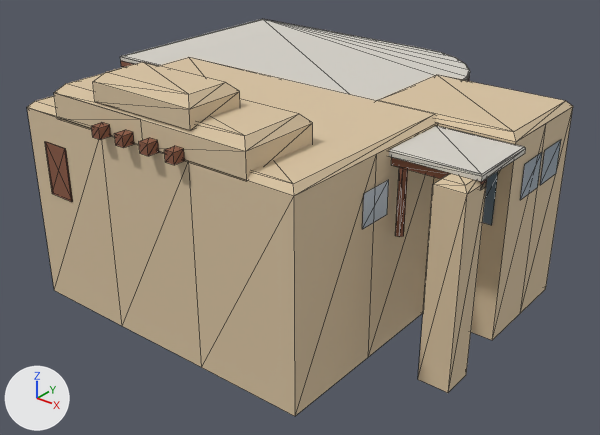
The glTF model models/grand-canyon-yavapai-geology-museum.glb as it was, and as the next commit left it.
The view is the same before and after, from a 50 mm camera at (29.0, -23.4, 19.4) aimed at (7.6, 3.3, 2.8). The axes (+X, +Y, +Z) are drawn at lower left. The lights are the same throughout. The older version comes first. Mesh edges are drawn as thin lines. Vertices at exactly the same position are counted once.

Names of what the first picture shows: 'Yavapai Geology Museum'.
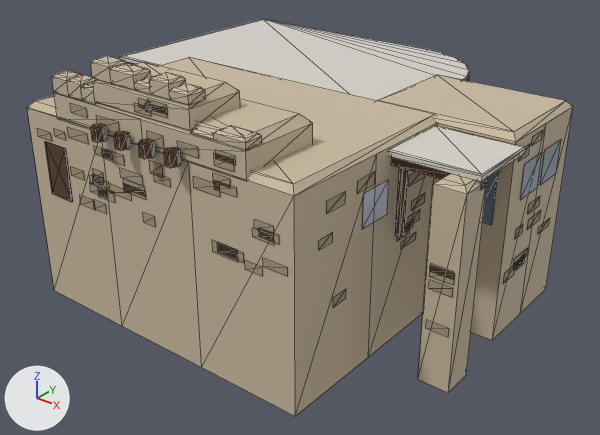
Commit message: Rough rubble stone on Yavapai Geology Museum

Changed parts and their boxes [x1, y1, x2, y2] in the pictures (600 x 435 px):
'Yavapai Geology Museum', recoloured, reshaped
    both: [27, 19, 573, 416]
part 1 of me_yavapai_geology_museum, deleted
    before: [114, 130, 134, 148]
part 2 of me_yavapai_geology_museum, deleted
    before: [139, 138, 159, 156]
part 3 of me_yavapai_geology_museum, deleted
    before: [91, 122, 111, 140]
part 4 of me_yavapai_geology_museum, deleted
    before: [164, 146, 185, 165]
part 5 of me_yavapai_geology_museum, built on (mostly hidden before)
    before: [121, 61, 470, 81]
    after: [37, 56, 550, 337]

The change, as a diff of the scene's bpy script:
```diff
--- a/models/grand-canyon-yavapai-geology-museum.glb.py
+++ b/models/grand-canyon-yavapai-geology-museum.glb.py
@@ mat_yavapai_log @@
 mat_yavapai_log = principled_material('yavapai-log')
-mat_yavapai_log.base_color = (0.259, 0.101, 0.0564)  # brown #8b5943
+mat_yavapai_log.base_color = (0.106, 0.0511, 0.0278)  # brown #5c402e
 mat_yavapai_log.roughness = 0.85
@@ mat_yavapai_rubble @@
+mat_yavapai_rubble = principled_material('yavapai-rubble')
+mat_yavapai_rubble.base_color = (0.415, 0.334, 0.22)  # beige #ac9c81
+mat_yavapai_rubble.roughness = 0.85
@@ me_yavapai_geology_museum @@
 # used by ob_yavapai_geology_museum; location = (0.0, 0.0, 0.0)
-me_yavapai_geology_museum.from_pydata(...)  # 330 vertices, 402 faces; spans x -4.3..17.7, y -5.5..14.5, z 0.0..10.9
+me_yavapai_geology_museum.from_pydata(...)  # 1004 vertices, 882 faces; spans x -4.3..17.7, y -5.6..14.5, z 0.0..11.4
+# me_yavapai_geology_museum part 1: the loose piece of 8 vertices spanning x 6.1..6.5, y -5.5..-5.0, z 8.6..9.1 is deleted
+# me_yavapai_geology_museum part 2: the loose piece of 8 vertices spanning x 7.4..7.8, y -5.5..-5.0, z 8.6..9.1 is deleted
+# me_yavapai_geology_museum part 3: the loose piece of 8 vertices spanning x 4.8..5.2, y -5.5..-5.0, z 8.6..9.1 is deleted
+# me_yavapai_geology_museum part 4: the loose piece of 8 vertices spanning x 8.7..9.1, y -5.5..-5.0, z 8.6..9.1 is deleted
+# me_yavapai_geology_museum part 5: 18 vertices moved from x -4.3..11.5, y 3.5..14.5, z 7.8 to x -4.3..11.5, y 3.5..14.5, z 7.6; 706 vertices added at x -3.8..17.5, y -5.6..14.0, z 0.3..11.4
 me_yavapai_geology_museum.materials.append(mat_yavapai_stone)
@@ me_yavapai_geology_museum @@
 me_yavapai_geology_museum.materials.append(mat_window)
+me_yavapai_geology_museum.materials.append(mat_yavapai_rubble)  # beige #ac9c81
```
